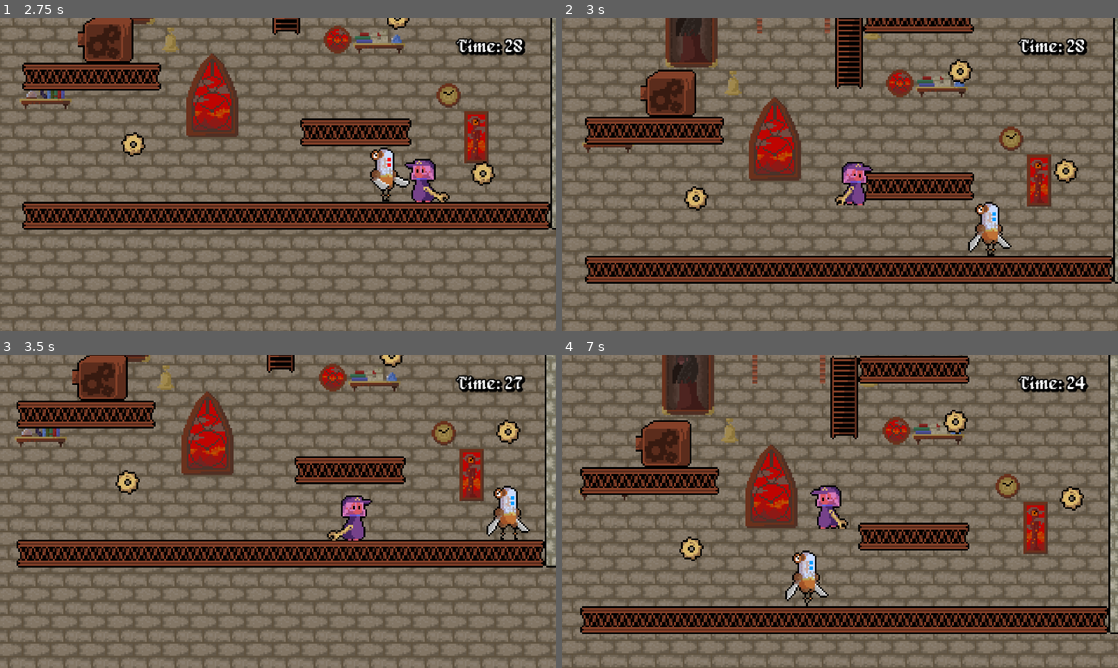
Above: before the commit, frames 1-4 (two rows, left to right).
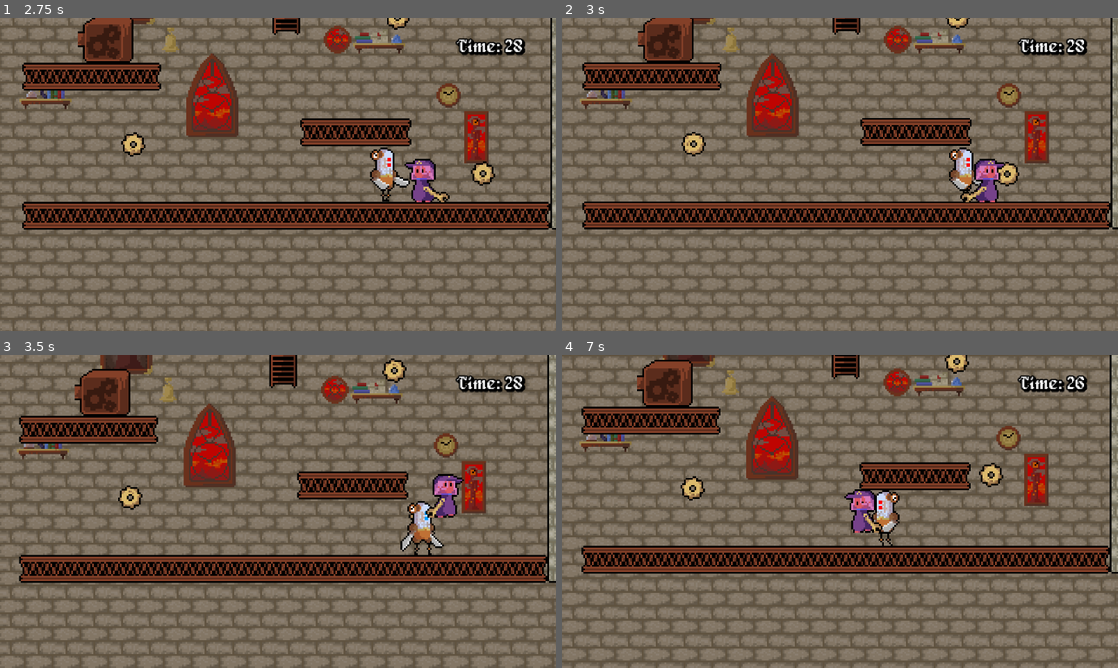
Above: after the commit, the same moments.

Repository: KingKiwiThe5th/Countdown
Game: Godot game, scene res://Scenes/main.tscn
Same seed, same stepped clock (60 frames per second), same inputs: the game is played once before the commit and once after it.
Inputs:
- Up to frame 1 (2.75 s): hold W (climb) 0.53-1.28 s; hold D (right) 0.53-2.03 s; tap Space (jump) at 0.77, 1.52 s; tap E (select) at 1.35 s; hold A (left) from 2.03 s (still down); hold W (climb) from 2.03 s (still down)
- Up to frame 2 (3 s): release A (left) at 2.78 s; release W (climb) at 2.78 s; hold D (right) from 2.78 s (still down); tap E (select) at 2.85 s
- Up to frame 3 (3.5 s): keep holding D (right); tap Space (jump) at 3.02 s
- Up to frame 4 (7 s): hold W (climb) 3.53-4.28 s; tap Space (jump) at 3.77, 4.52, 6.02, 6.77 s; release D (right) at 4.28 s; hold A (left) 4.28-5.03 s; tap E (select) at 4.35, 5.85 s; hold D (right) 5.03-5.78 s; hold W (climb) 5.03-5.78 s; hold A (left) from 5.78 s (still down); hold W (climb) from 6.53 s (still down)

Frame 1 is identical in both runs. In frame 2, 56% of the frame differs, in the area x 0-100%, y 0-100%; in frame 3, 47%; in frame 4, 66%.

Commit message:
added proper killzones adn death

Diff:
--- /dev/null
+++ b/Killzone.gd
@@ -0,0 +1,33 @@
+#extends Area2D
+#
+#func _on_body_entered(body: Node2D) -> void:
+	#print ("good")
+	#if body.name == "Player":
+		#print ("gooder")
+		#body.die()
+extends Area2D
+
+@onready var timer: Timer = $Timer
+@onready var collider: Node = null
+var has_triggered := false
+var shrinky: CharacterBody2D
+
+func _on_body_entered(body: Node2D) -> void:
+	if has_triggered or body.name != "Player":
+		return
+
+	has_triggered = true
+	shrinky = body
+
+	Engine.time_scale = 0.25
+	shrinky.velocity = Vector2.ZERO
+	timer.start()
+
+func _on_timer_timeout():
+	Engine.time_scale = 1.0
+
+	if is_instance_valid(shrinky):
+		shrinky.die()
+
+	shrinky = null
+	has_triggered = false
--- a/Scenes/Killzone.tscn
+++ b/Scenes/Killzone.tscn
@@ -1,6 +1,12 @@
 [gd_scene load_steps=2 format=3 uid="uid://dxq33cuvlwhfv"]
 
-[ext_resource type="Script" uid="uid://dv7l88fbdtxjo" path="res://Killzone.gd" id="1_gf172"]
+[ext_resource type="Script" uid="uid://er6wx7rt6xtl" path="res://Killzone.gd" id="1_gf172"]
 
 [node name="KillZone" type="Area2D"]
 script = ExtResource("1_gf172")
+
+[node name="Timer" type="Timer" parent="."]
+wait_time = 0.5
+
+[connection signal="body_entered" from="." to="." method="_on_body_entered"]
+[connection signal="timeout" from="Timer" to="." method="_on_timer_timeout"]
--- a/Scenes/main.tscn
+++ b/Scenes/main.tscn
@@ -226,8 +226,8 @@
 tile_map_data = PackedByteArray("AAACAPz/AQAAAAAAAAACAP3/AQAAAAEAAAACAP7/AQAAAAIAAAADAPz/AQABAAAAAAADAP3/AQABAAEAAAADAP …(272 unchanged characters)…
 tile_set = SubResource("TileSet_6iyac")
 
-[node name="KillZone" parent="." instance=ExtResource("14_jkdf5")]
+[node name="WorldKillZone" parent="." instance=ExtResource("14_jkdf5")]
 position = Vector2(-54, 60)
 
-[node name="CollisionShape2D" type="CollisionShape2D" parent="KillZone"]
+[node name="CollisionShape2D" type="CollisionShape2D" parent="WorldKillZone"]
 shape = SubResource("WorldBoundaryShape2D_jkdf5")
--- a/Scenes/slasher.tscn
+++ b/Scenes/slasher.tscn
@@ -2,7 +2,7 @@
 
 [ext_resource type="Script" uid="uid://dds3suhbapnv8" path="res://Scripts/slasher.gd" id="1_25uws"]
 [ext_resource type="Texture2D" uid="uid://ci5vp8tpcp0kk" path="res://Assets/Slasher-Sheet.png" id="2_45s1m"]
-[ext_resource type="Script" uid="uid://020lvyrexlbu" path="res://Scripts/slasher_kill_area.gd" id="3_45s1m"]
+[ext_resource type="PackedScene" uid="uid://dxq33cuvlwhfv" path="res://Scenes/Killzone.tscn" id="3_45s1m"]
 
 [sub_resource type="AtlasTexture" id="AtlasTexture_0pi47"]
 atlas = ExtResource("2_45s1m")
@@ -156,12 +156,9 @@
 position = Vector2(-1, 1)
 shape = SubResource("RectangleShape2D_25uws")
 
-[node name="Area2D" type="Area2D" parent="."]
-script = ExtResource("3_45s1m")
+[node name="KillZone" parent="." instance=ExtResource("3_45s1m")]
 
-[node name="CollisionShape2D" type="CollisionShape2D" parent="Area2D"]
+[node name="CollisionShape2D" type="CollisionShape2D" parent="KillZone"]
 position = Vector2(-1, -2.5)
 shape = SubResource("RectangleShape2D_0pi47")
 debug_color = Color(1, 0, 0, 0.447059)
-
-[connection signal="body_entered" from="Area2D" to="Area2D" method="_on_body_entered"]
--- a/Scripts/slasher.gd
+++ b/Scripts/slasher.gd
@@ -37,3 +37,7 @@
 
 	# Flip the entire enemy, including all RayCast2Ds
 	scale.x *= -1
+
+
+func _on_area_2d_body_entered(body: Node2D) -> void:
+	pass # Replace with function body.
--- a/Scripts/slasher_kill_area.gd
+++ b/Scripts/slasher_kill_area.gd
@@ -1,48 +1,41 @@
+#extends Area2D
+#
+#func _on_body_entered(body: Node2D) -> void:
+	#if body.name == "Player":
+		#body.die()
 extends Area2D
 
+@onready var timer: Timer = $Timer
+@onready var collider: Node = null
+var has_triggered := false
+var shrinky: CharacterBody2D = null
+
 func _on_body_entered(body: Node2D) -> void:
-	if body.name == "Player":
-		body.die()
-#extends Area2D
-#
-#@onready var timer: Timer = $Timer
-#@onready var collider: Node = null
-#var has_triggered := false
-#var shrinky: CharacterBody2D = null
-#
-#func _on_body_entered(body: Node2D) -> void:
-	#if has_triggered or body.name != "Shrinky":
-		#return
-	#
-	#has_triggered = true
-	#shrinky = body as CharacterBody2D
-	#print("you died from killzone")
-	#
-	## Get and disable the collider so it doesn't trigger again
-	#collider = get_node_or_null("CollisionShape2D")
-	#if collider == null:
-		#collider = get_node_or_null("CollisionPolygon2D")
-	#
-	#if collider:
-		#collider.set_deferred("disabled", true)
-	#
-	## Freeze time and stop player movement BUT KEEP VISIBLE
-	#Engine.time_scale = 0.25
-	#if shrinky:
-		#shrinky.velocity = Vector2.ZERO
-		## Character stays visible during death timer
-	#
-	#timer.start()
-#
-#func _on_timer_timeout() -> void:
-	#Engine.time_scale = 1.0
-	#
-	#if shrinky and is_instance_valid(shrinky):
-		#shrinky.die_and_respawn()
-	#
-	## Reset the killzone for future use
-	#has_triggered = false
-	#if collider:
-		#collider.set_deferred("disabled", false)
-	#
-	#shrinky = null
+	if has_triggered or body.name != "Player":
+		print("hit")
+		return
+
+
+	has_triggered = true
+	shrinky = body as CharacterBody2D
+	print("you died from killzone")
+
+
+	# Freeze time and stop player movement BUT KEEP VISIBLE
+	Engine.time_scale = 0.25
+	if shrinky:
+		shrinky.velocity = Vector2.ZERO
+		# Character stays visible during death timer
+
+	timer.start()
+
+func _on_timer_timeout() -> void:
+	Engine.time_scale = 1.0
+
+	# Reset the killzone for future use
+	has_triggered = false
+	if collider:
+		collider.set_deferred("disabled", false)
+	shrinky.die()
+	shrinky = null
+	return
Not shown, added: Killzone.gd.uid
Not shown: 1 places in Scenes/gear.tscn that only renumber resources
